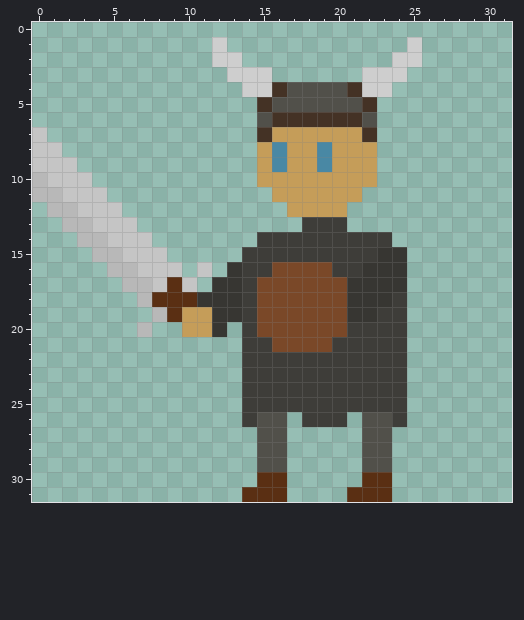
Pixel-art sprite -- ArtInWork/Knight.png. That is the earlier state.
Pixels under 10% opacity are left out. Colours within 5 levels of each other are drawn and written as one. The old version is drawn lined up with the new one.
Once edited:
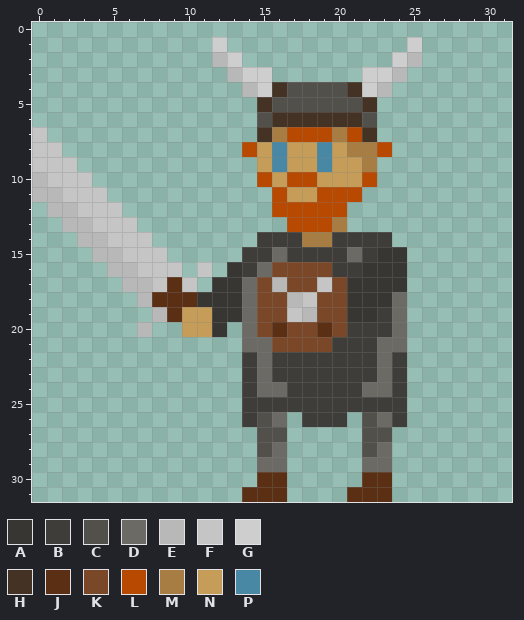
Palette (. is transparent): A #373632  B #3e3d39  C #51504a  D #6b6a65  E #b8b8b8  F #c5c5c5  G #cecece  H #443225  J #5a2f13  K #7a4828  L #b84901  M #a77d44  N #c59d59  P #4988a4
Difference:
whole drawing moved by +0,+1 (the old picture is shown already moved)
file 32x32 -> 64x64 pixels (blocks of 1x1 -> 2x2; one block is one cell here)
Colour B becomes colour D in row 15 at x 16 and 21; in row 16 at x 15; in row 17 at x 14; in rows 18 to 20 at x 14 and 24; in row 21 at x 14 to 15 and 23 to 24; in rows 22 to 23 at x 15 and 23.
Colour B becomes colour D in row 24 at x 15 to 16 and 22 to 23.
Colour C becomes colour D in row 26 at x 16 and 23; in row 28 at x 16 and 23; in row 29 at x 15 to 16 and 22 to 23.
Colour G becomes colour E in row 2 at x 12 and 25; in row 3 at x 13 and 24; in row 4 at x 14 and 23.
Colour K becomes colour E in row 17 at x 16; in row 18 at x 17; in row 19 at x 18.
Colour K becomes colour F in row 17 at x 19; in row 18 at x 18; in row 19 at x 17.
Colour K becomes colour J in row 20 at x 16 and 19.
The author put colour L in row 8 at x 14 and 23; in row 12 at x 16; in row 13 at x 17.
Colour B becomes colour L in row 13 at x 18 to 19.
Colour N becomes colour L in row 7 at x 17 to 19 and 21; in row 10 at x 15, 17 to 18 and 22; in row 11 at x 16 and 19 to 21; in row 12 at x 17 to 20.
Colour B becomes colour M in row 13 at x 20; in row 14 at x 18 to 19.
Colour N becomes colour M in row 7 at x 16 and 20; in row 8 at x 21 to 22; in row 9 at x 22.
Changed places in both pictures, as pixel boxes (x1, y1, x2, y2):
changed: (212, 52, 422, 472)
